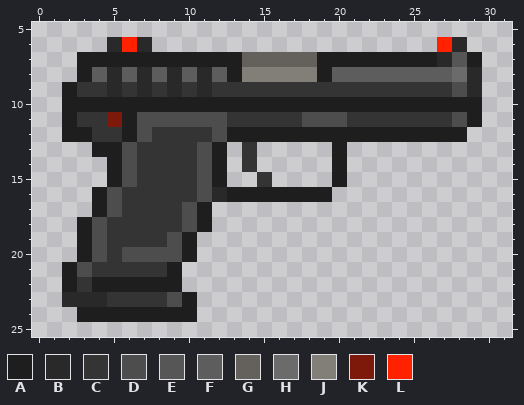
File history of a pixel-art sprite, Resources/Textures/Nyanotrasen/Objects/Weapons/Guns/Pistols/universal.rsi/icon.png. Above, as it was before the edit.
The file is 32x32 pixels. Pixels under 10% opacity are left out. Colours within 5 levels of each other are drawn and written as one. Shown: x 0..31, y 5..25.
Palette (. is transparent): A #1e1e1e  B #292929  C #343434  D #4d4d4d  E #565656  F #5d5d5d  G #64615d  H #6b6b6b  J #827e78  K #7d190a  L #ff2100
Pixels before, first column x 2:
 6 ...BLB...................LB.
 7 .AAAAAAAAAAAGGGGGAAAAAAAABEA
 8 .AFBFBFBFBFAJJJJJAFFFFFFFFHB
 9 ACCBCBCBCBCCCCCCCCCCCCCCCCDB
10 AAAAAAAAAAAAAAAAAAAAAAAAAAAA
11 ACCKADDDDDDCCCCCDDDCCCCCCCDA
12 AACCADCCCCDAAAAAAAAAAAAAAAA.
13 ..AADCCCCDA.C.....A.........
14 ...ADCCCCDA.C.....A.........
15 ...ADCCCCDA..C....A.........
16 ..ADCCCCCDBAAAAAAA..........
17 ..ADCCCCDA..................
18 .ADCCCCCDA..................
19 .ADCCCCDA...................
20 .ADCDDDDA...................
21 ADCCCCCA....................
22 ACAAAAAA....................
23 BBBCCCCDA...................
24 .AAAAAAAA...................
After:
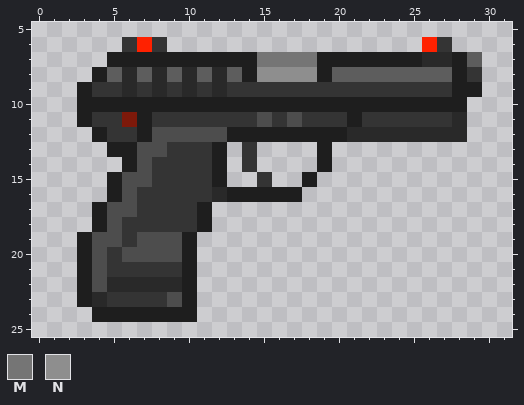
Colours new in this view: M #757575  N #8e8e8e
What changed:
y 6: x 5..8 BLB. -> .CLC; x 26..28 .LB -> LC.
y 7: x 3..4 AA -> ..; x 14..18 GGGGG -> AMMMM; x 26 A -> B; x 28..29 EA -> AF
y 8: x 3..18 AFBFBFBFBFAJJJJJ -> .AFBFBFBFBFANNNN; x 28..29 HB -> AC
y 9: x 2..3 AC -> .A; x 5..12 BCBCBCBC -> CBCBCBCB; x 28..29 DB -> AA
y 10: x 2 A -> .; x 29 A -> .
y 11: x 2..3 AC -> .A; x 5..12 KADDDDDD -> CKACCCCC; x 15 C -> D; x 17..21 CDDDC -> DCCCA; x 28..29 DA -> B.
y 12: x 2..4 AAC -> ..A; x 6..11 ADCCCC -> CADDDD; x 21..28 AAAAAAAA -> BBBBBBBB
y 13: x 4 A -> .; x 6..8 DCC -> ADD; x 11 D -> C; x 19..20 .A -> A.
y 14: x 5..7 ADC -> .AD; x 11 D -> C; x 19..20 .A -> A.
y 15: x 7 C -> D; x 11 D -> C; x 18 . -> A; x 20 A -> .
y 16: x 4..6 ADC -> .AD; x 11 D -> C; x 18..19 AA -> ..
y 17: x 6 C -> D; x 10 D -> C
y 18: x 3..5 ADC -> .AD; x 10 D -> C
y 19: x 5 C -> D; x 7..8 CC -> DD
y 21: x 2..4 ADC -> .AD; x 9..10 A. -> CA
y 22: x 2..10 ACAAAAAA. -> .ADBBBBBA
y 23: x 2..3 BB -> .A
y 24: x 3 A -> .
Pixel boxes of the changes (left, top, right, bottom) in both pictures:
changed: (62, 37, 482, 322)
